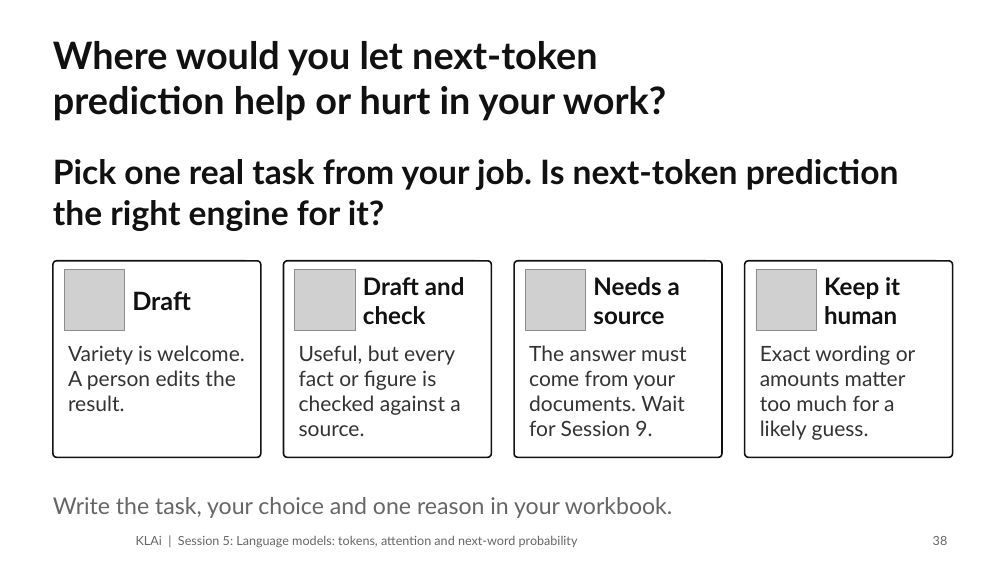
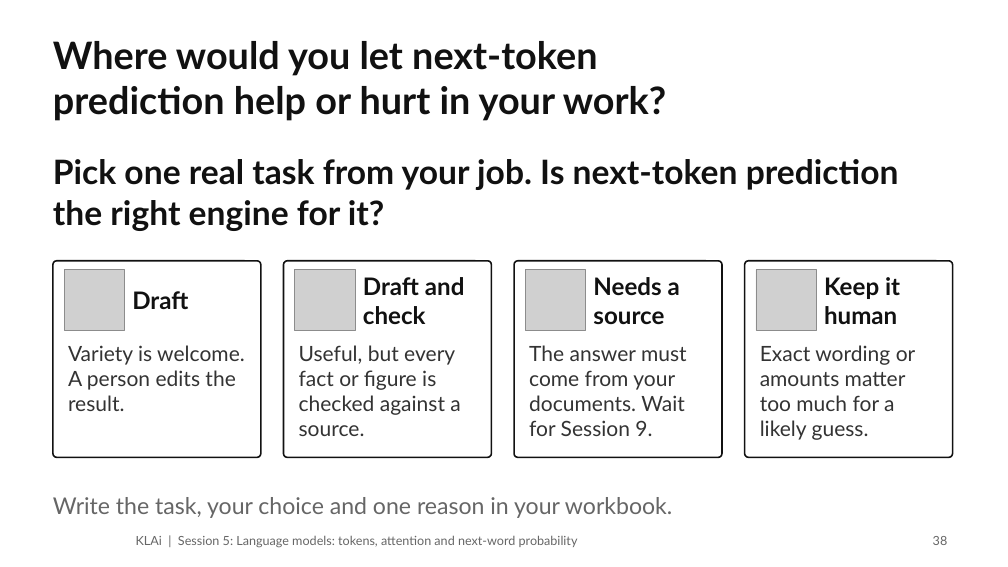
Before and after one commit to Jotham566/teaching-material, a slide deck: slide 38 of Professional_AI_Training/Business_AI/Applied AI and Automation - Executive Edition/02 Class Slides/05 - Language models tokens, attention and next-word probability.pptx. Drawn at 1008x567 pixels with LibreOffice and Linux fonts; fonts in the diff are those of the drawing; grey boxes stand for pictures; background and template pictures are left out. Boxes give left, top, right and bottom in pixels: in the first picture for what was removed or moved away, otherwise in the second. Text is boxed around its words. In the diff, an @@ line names an element or a change of style, - is before the commit and + after.

```diff
--- a/Professional_AI_Training/Business_AI/Applied AI and Automation - Executive Edition/02 Class Slides/05 - Language models tokens, attention and next-word probability.pptx
+++ b/Professional_AI_Training/Business_AI/Applied AI and Automation - Executive Edition/02 Class Slides/05 - Language models tokens, attention and next-word probability.pptx
@@ text "Draft" at <box>132,291,188,309</box>: size 24 to 23 pt; line spacing 28.8pt to 27.6pt @@
```
Also in this commit, not shown: 2 other slides changed, 50 other files.
